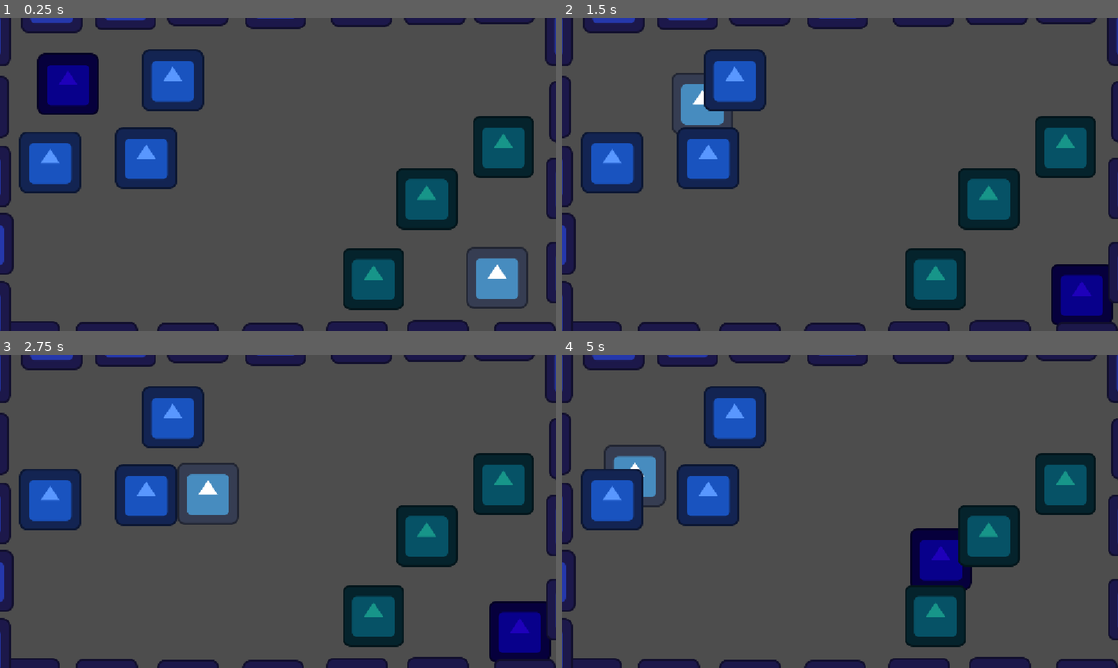
Above: before the commit, frames 1-4 (two rows, left to right).
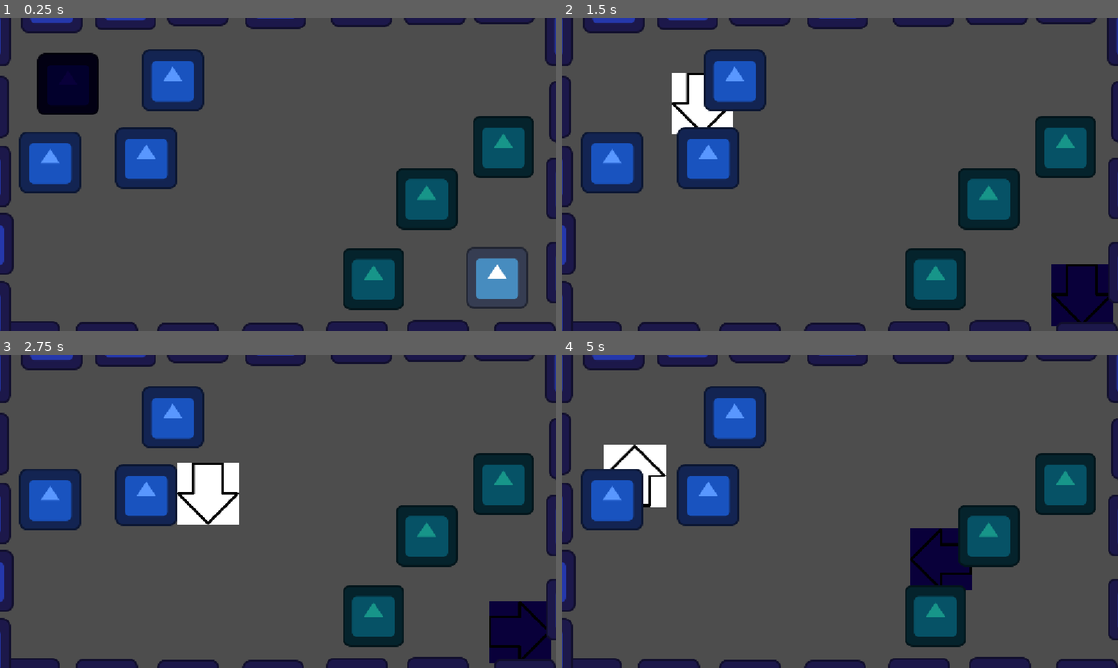
Above: after the commit, the same moments.

Repository: Equipe-Plasma/Switch-Shadow
Game: Godot game, scene res://fase/fase_1.tscn
Same seed, same stepped clock (60 frames per second), same inputs: the game is played once before the commit and once after it. The engine's default icon, where the game draws it, is replaced by a stand-in: a white triangle on a blue panel in a dark square.
Inputs:
- Up to frame 1 (0.25 s): no input
- Up to frame 2 (1.5 s): tap Enter at 0.5 s; hold D (mover_direita) 0.53-1.28 s; hold Space (trocar_sombra) 0.53-1.28 s; hold S (mover_baixo) from 1.28 s (still down); tap Space (trocar_sombra) at 1.35 s
- Up to frame 3 (2.75 s): release S (mover_baixo) at 2.03 s; hold D (mover_direita) from 2.03 s (still down); hold Space (trocar_sombra) from 2.03 s (still down)
- Up to frame 4 (5 s): release D (mover_direita) at 2.78 s; release Space (trocar_sombra) at 2.78 s; hold W (mover_cima) 2.78-3.53 s; tap Space (trocar_sombra) at 2.85, 4.35 s; hold Space (trocar_sombra) 3.53-4.28 s; hold A (mover_esquerda) from 3.53 s (still down)

The runs differ from the first frame. In frame 1, 2.2% of the frame differs, in the area x 6-18%, y 11-31%; in frame 2, 2.4%; in frame 3, 3.3%, in the area x 31-100%, y 34-99%; in frame 4, 2.4%.

Commit message:
sprite do personagem(Provisório)

Diff:
--- a/fase/fase_1.tscn
+++ b/fase/fase_1.tscn
@@ -3,8 +3,11 @@
 [ext_resource type="Script" uid="uid://db4gyi5v7kac3" path="res://fase/fase_1.gd" id="1_eb6rn"]
 [ext_resource type="PackedScene" uid="uid://ct6jg287mf5y7" path="res://player/player.tscn" id="2_hffw0"]
 [ext_resource type="PackedScene" uid="uid://c38q4f7g50dtq" path="res://sombra/sombra.tscn" id="3_68bho"]
+[ext_resource type="Texture2D" uid="uid://rn6frb51q6g1" path="res://assets/parabaixo.png" id="3_nitit"]
+[ext_resource type="Texture2D" uid="uid://p85hfea614fx" path="res://assets/paracima.png" id="4_13r4u"]
 [ext_resource type="PackedScene" uid="uid://b0nugb86ufv0r" path="res://parede/parede_bloqueia_player.tscn" id="4_ge8mc"]
 [ext_resource type="PackedScene" uid="uid://cv1kaaq84myxc" path="res://parede/parede_bloqueia_sombra.tscn" id="5_8t630"]
+[ext_resource type="Texture2D" uid="uid://bv4a0sa76bqm1" path="res://assets/paradireita.png" id="5_nitit"]
 [ext_resource type="PackedScene" uid="uid://dxxyiof204lp2" path="res://parede/parede_geral.tscn" id="6_h75nb"]
 
 [node name="Fase1" type="Node2D" unique_id=1904190499]
@@ -12,9 +15,16 @@
 
 [node name="Player" parent="." unique_id=2008145688 instance=ExtResource("2_hffw0")]
 position = Vector2(1030, 538)
+textura_frente = ExtResource("3_nitit")
+textura_costas = ExtResource("4_13r4u")
 
 [node name="Sombra" parent="." unique_id=1092208446 instance=ExtResource("3_68bho")]
+modulate = Color(0.31431612, 0.31431612, 0.3143161, 1)
+self_modulate = Color(0.31431612, 0.31431612, 0.3143161, 1)
 position = Vector2(141, 137)
+textura_frente = ExtResource("3_nitit")
+textura_costas = ExtResource("4_13r4u")
+textura_dos_lados_direta = ExtResource("5_nitit")
 
 [node name="ParedeBloqueiaPlayer" parent="." unique_id=87217196 instance=ExtResource("4_ge8mc")]
 position = Vector2(1043, 267)
--- a/player/player.gd
+++ b/player/player.gd
@@ -7,7 +7,7 @@
 # 1. Criamos campos no Inspetor para vocês arrastarem as imagens de cada direção
 @export var textura_frente: Texture2D   # Para quando anda para baixo
 @export var textura_costas: Texture2D   # Para quando anda para cima
-@export var textura_dos_lados: Texture2D  # Para quando anda para os lados
+@export var textura_dos_lados_direta: Texture2D  # Para quando anda para os lados
 
 func _physics_process(_delta: float) -> void:
 	# Pega os botões que configuramos no Input Map
@@ -33,8 +33,8 @@
 				sprite.flip_h = false
 		else:
 			# Movendo para os lados (Esquerda ou Direita)
-			if textura_dos_lados:
-				sprite.texture = textura_dos_lados
+			if textura_dos_lados_direta:
+				sprite.texture = textura_dos_lados_direta
 
 			if direcao.x > 0:
 				sprite.flip_h = false  # Direita (normal)
--- a/sombra/sombra.gd
+++ b/sombra/sombra.gd
@@ -6,7 +6,7 @@
 
 @export var textura_frente: Texture2D   # Para quando anda para baixo
 @export var textura_costas: Texture2D   # Para quando anda para cima
-@export var textura_dos_lados: Texture2D  # Para quando anda para os lados
+@export var textura_dos_lados_direta: Texture2D  # Para quando anda para os lados
 
 func _physics_process(_delta: float) -> void:
 	# Exemplo: A sombra faz o movimento idêntico ao player
@@ -32,8 +32,8 @@
 				sprite.flip_h = false
 		else:
 			# Movendo para os lados (Esquerda ou Direita)
-			if textura_dos_lados:
-				sprite.texture = textura_dos_lados
+			if textura_dos_lados_direta:
+				sprite.texture = textura_dos_lados_direta
 
 			if direcao.x > 0:
 				sprite.flip_h = false  # Direita (normal)
Binary file added: assets/parabaixo.png
Not shown, added: assets/parabaixo.png.import
Binary file added: assets/paracima.png
Not shown, added: assets/paracima.png.import
Binary file added: assets/paradireita.png
Not shown, added: assets/paradireita.png.import
Binary file added: assets/paraesquerda.png
Not shown, added: assets/paraesquerda.png.import
